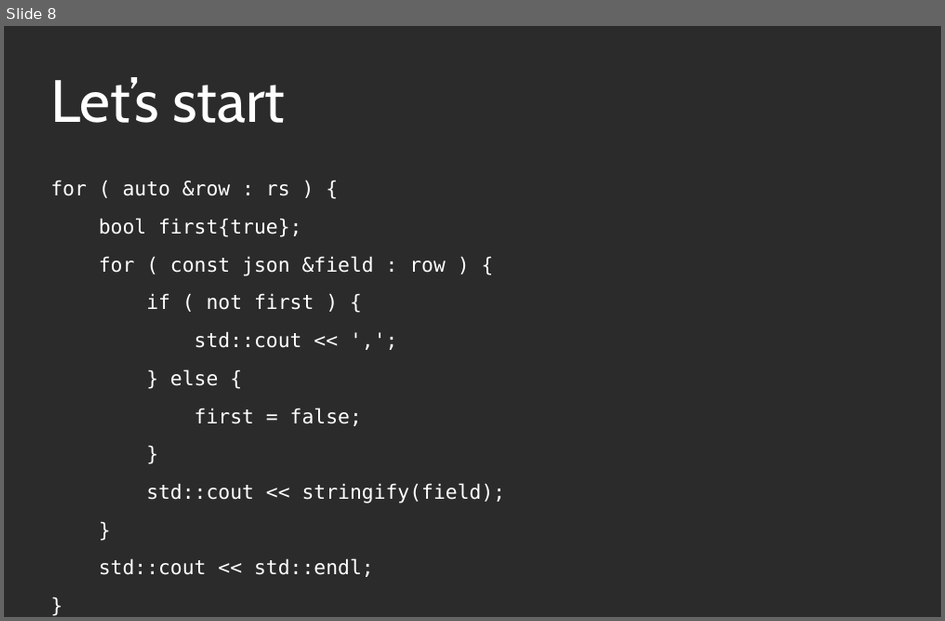
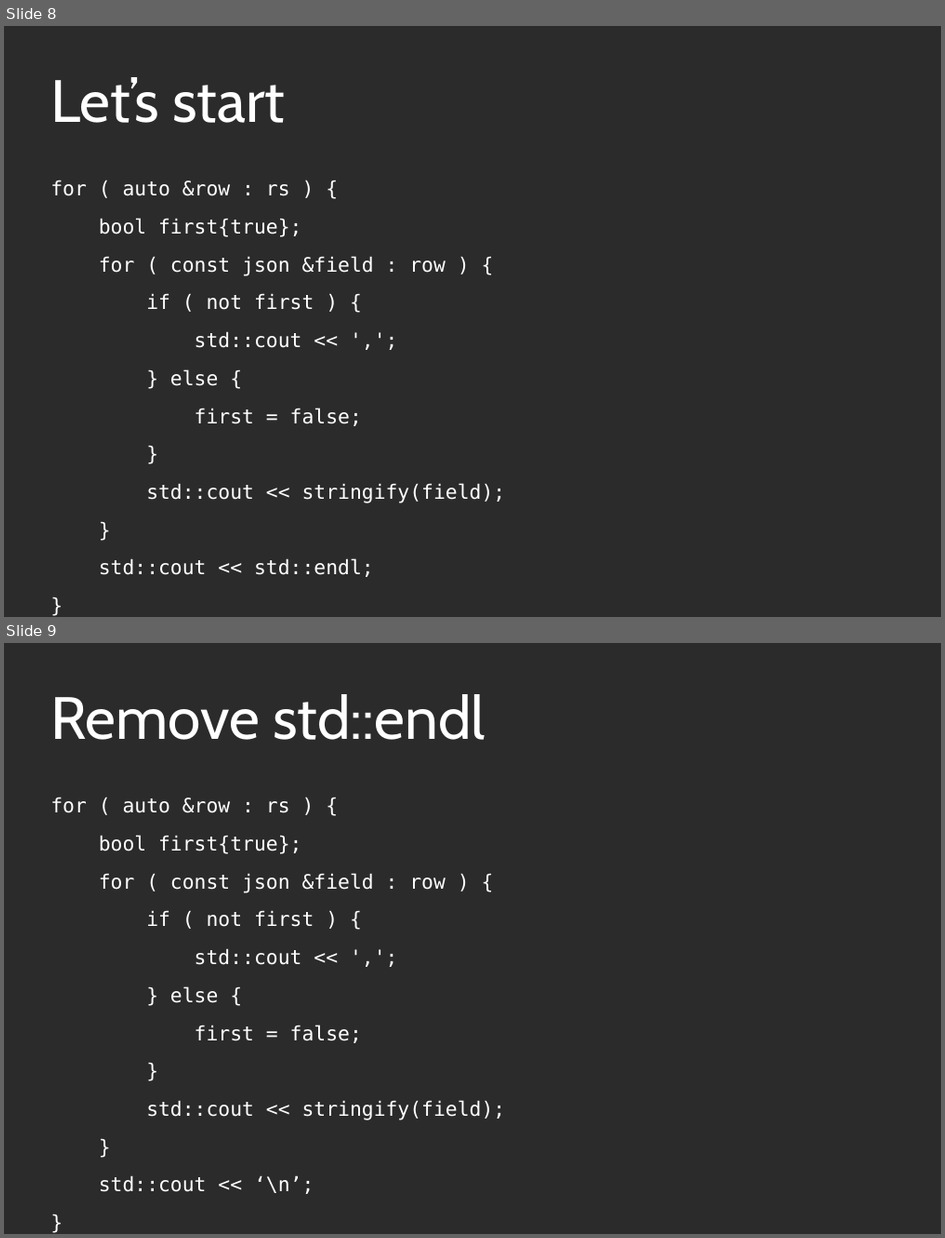
Before and after one commit to KayEss/cpp-designing4performance, a slide deck: slides/Designing APIs For Performance.odp. Shown one above the other, each under a label of ours: slide 8 before the commit, slides 8 and 9 after it. The pictures are 945x621 and 945x1238 pixels, drawn with LibreOffice and Linux fonts; fonts in the diff are those of the drawing; background and template pictures are left out; a plain dark background stands for a picture behind light text. Boxes give left, top, right and bottom in pixels: in the first picture for what was removed or moved away, otherwise in the second. Text is boxed around its words. In the diff, an @@ line names an element or a change of style, - is before the commit and + after.

```diff
--- a/slides/Designing APIs For Performance.odp
+++ b/slides/Designing APIs For Performance.odp
@@ slide 9 added at [4, 643, 941, 1234], background picture (left out) @@
@@ title added at [50, 694, 486, 740], 60 pt, text #FFFFFF @@
+Remove std::endl
@@ text added at [50, 796, 506, 1194], 20 pt, text #FFFFFF @@
+for ( auto &row : rs ) {
+bool first{true};
+for ( const json &field : row ) {
+if ( not first ) {
+std::cout << ',';
+} else {
+first = false;
+}
+std::cout << stringify(field);
+}
+std::cout << ‘\n’;
+}
```
Also in this commit, not shown: 3 slides changed, 3 other slides added, 4 slides removed, 5 other files.
